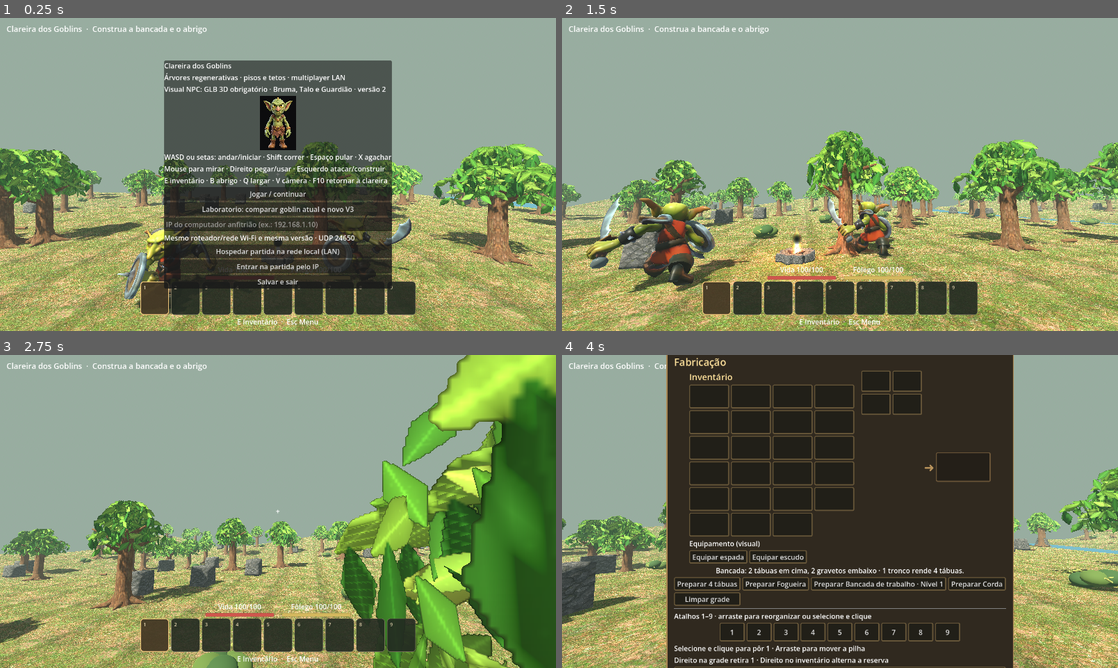
Above: before the commit, frames 1-4 (two rows, left to right).
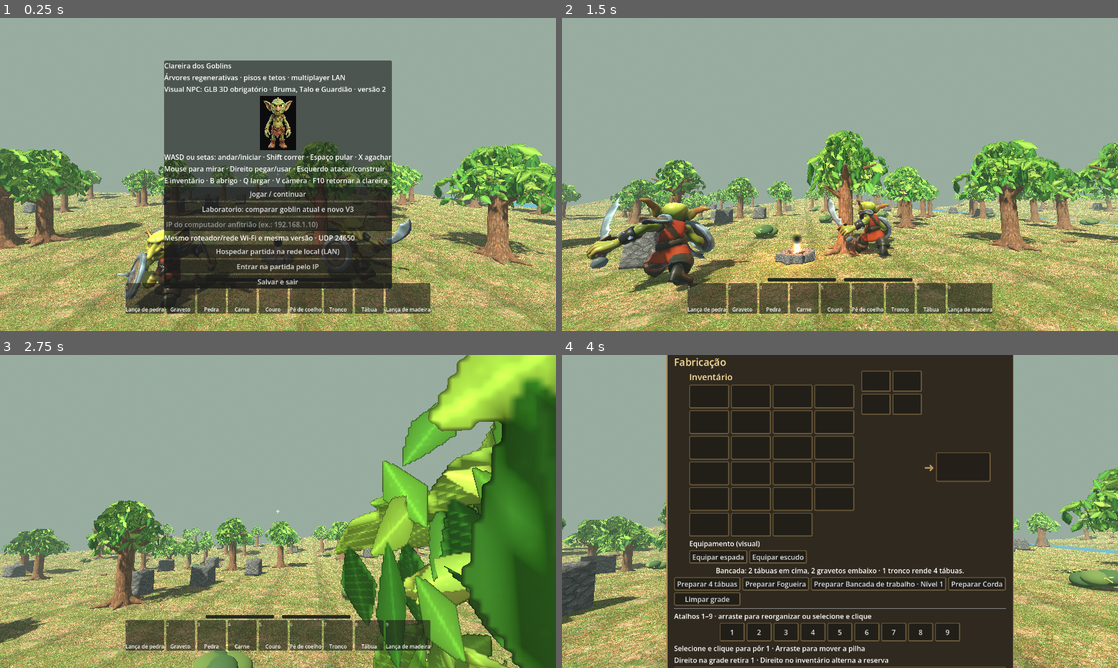
Above: after the commit, the same moments.

Repository: clebertressi88/clareira-dos-goblins
Game: Godot game, scene res://main.tscn
The game is run twice, just before and just after one commit, with the same random seed, the same clock (stepped at 60 frames per second) and the same inputs.
Inputs (mouse positions are in pixels of both pictures, inside the frame that each line leads up to):
- Up to frame 1 (0.25 s): no input
- Up to frame 2 (1.5 s): click "Jogar / continuar" at 0.5 s; tap Enter at 1.25, 1.35 s; move the mouse to (867, 174) at 1.27 s; hold W (goblin_frente) from 1.28 s (still down); click (867, 174) at 1.42 s
- Up to frame 3 (2.75 s): keep holding W (goblin_frente); tap Space at 1.52, 1.82, 2.27, 2.57 s; move the mouse to (250, 511) at 2.02 s; tap Keypad Enter at 2.1 s
- Up to frame 4 (4 s): keep holding W (goblin_frente); move the mouse to (851, 505) at 2.77 s; hold Shift 2.78-3.53 s; move the mouse to (834, 517) at 3.52 s; tap E at 3.6 s; click (834, 517) at 3.67 s; tap Space at 3.77 s

The runs differ from the first frame. In frame 1, 4.6% of the frame differs, in the area x 1-78%, y 2-98%; in frame 2, 6.0%; in frame 3, 5.6%; in frame 4, 0.1%.
Error after the commit: Trying to assign value of type 'Node3D' to a variable of type 'MeshInstance3D'. (res://main.gd:447)

Commit message:
Corrige modelo 3D do machado de madeira e anima corte frontal dos machados

Diff:
--- a/Projeto-Godot/main.gd
+++ b/Projeto-Godot/main.gd
@@ -444,7 +444,9 @@
 	axe.rotation_degrees = Vector3(-25,0,-20)
 	var axe_handle := cylinder(axe,Vector3.ZERO,.035,.74,"wood",Color("#855b36"))
 	axe_handle.name = "CaboMachadoMadeira"
-	wood_axe_head = box(axe,Vector3(.09,.30,0),Vector3(.25,.18,.077),"plank",Color("#ac7749"))
+	wood_axe_head = Node3D.new()
+	axe.add_child(wood_axe_head)
+	make_wood_axe_head(wood_axe_head)
 	stone_axe_head = Node3D.new()
 	axe.add_child(stone_axe_head)
 	make_stone_axe_head(stone_axe_head)
@@ -465,6 +467,14 @@
 	axe.add_child(stone_axe_sprite)
 	stone_axe_head.hide()
 	stone_axe_sprite.hide()
+
+func make_wood_axe_head(parent: Node3D) -> void:
+	# Mesma silhueta do machado de pedra, com lamina entalhada em madeira.
+	var blade := mesh_part(parent,rock_mesh,Vector3(.10,.30,0),Vector3(.31,.25,.108),material("wood_axe_blade",Color("#ad7844")))
+	blade.rotation.z = -.22
+	for i in range(3):
+		var binding := cylinder(parent,Vector3(.009,.255+i*.029,0),.057,.014,"rope",Color("#cfb17e"))
+		binding.rotation.z = .19
 
 func make_stone_axe_head(parent: Node3D) -> void:
 	var blade := mesh_part(parent,rock_mesh,Vector3(.10,.30,0),Vector3(.31,.25,.108),materials["rock"])
@@ -913,13 +923,16 @@
 			ball(o,Vector3(-.11,.36,0),Vector3(.26,.13,.19),"sprout_leaf",Color("#79b54d"))
 			ball(o,Vector3(.12,.42,0),Vector3(.23,.14,.19),"sprout_leaf2",Color("#9ec85b"))
 			collider(o,Vector3(.40,.45,.40),Vector3.UP*.22)
-		"stone_axe":
+		"wood_axe","stone_axe":
 			var tool := Node3D.new()
 			o.add_child(tool)
 			tool.position = Vector3(0,.10,0)
 			tool.rotation.x = PI/2
 			cylinder(tool,Vector3.ZERO,.035,.74,"wood",Color("#855b36"))
-			make_stone_axe_head(tool)
+			if kind=="wood_axe":
+				make_wood_axe_head(tool)
+			else:
+				make_stone_axe_head(tool)
 			collider(o,Vector3(.4,.22,.76),Vector3.UP*.11)
 		_:
 			var item_colors := {"meat":Color("#a95842"),"hide":Color("#ad7c59"),"foot":Color("#eadcc1"),"spear":Color("#8e744d")}
@@ -3016,7 +3029,18 @@
 	shovel_head.visible = axe.visible and held==SHOVEL_ITEM
 	stone_axe_sprite.visible = axe.visible and held==STONE_AXE
 	axe.get_node("CaboMachadoMadeira").visible = held in [WOOD_AXE,SHOVEL_ITEM]
-	axe.rotation.x = -.44-sin(clampf((next_attack-elapsed)/.46,0,1)*PI)*.67
+	# Corte frontal: preparacao elevada, descida rapida com o fio, retorno neutro.
+	var chop_t := 1.0-clampf((next_attack-elapsed)/.46,0.0,1.0)
+	var chop_angle := -.44
+	if next_attack>elapsed:
+		if chop_t<.25:
+			chop_angle = lerpf(-.44,-1.35,chop_t/.25)
+		elif chop_t<.67:
+			chop_angle = lerpf(-1.35,.60,(chop_t-.25)/.42)
+		else:
+			chop_angle = lerpf(.60,-.44,(chop_t-.67)/.33)
+	axe.rotation = Vector3(chop_angle,0.0,-.08)
+	axe.position = Vector3(.40,-.43,-.76) + Vector3(0.0,.07,-.09)*sin(chop_t*PI) if next_attack>elapsed else Vector3(.40,-.43,-.76)
 	spear.position.z = -.77-sin(clampf((next_attack-elapsed)/.46,0,1)*PI)*.31
 	if elapsed>feedback_until and moving:
 		feedback = ""
